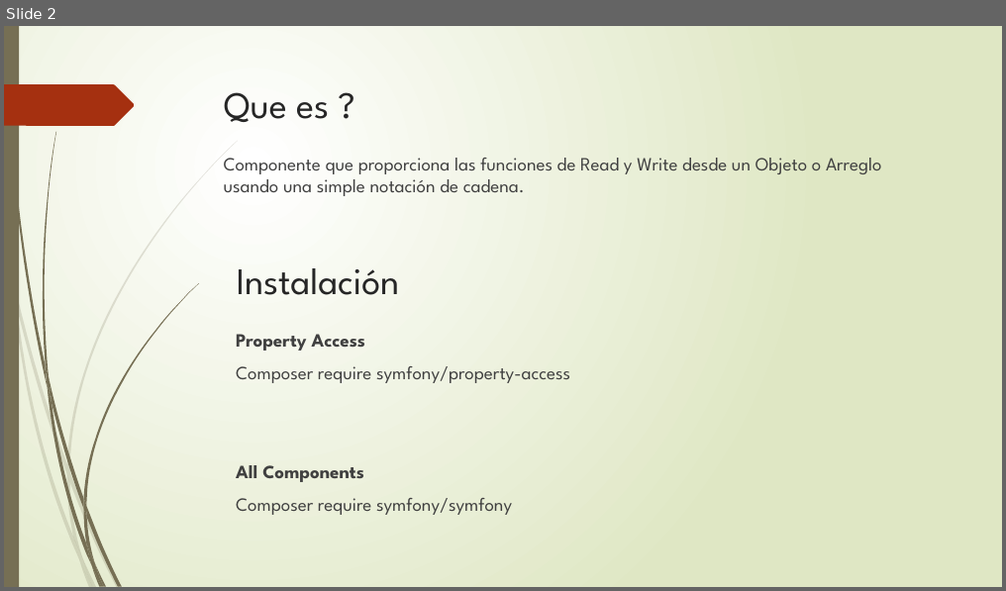
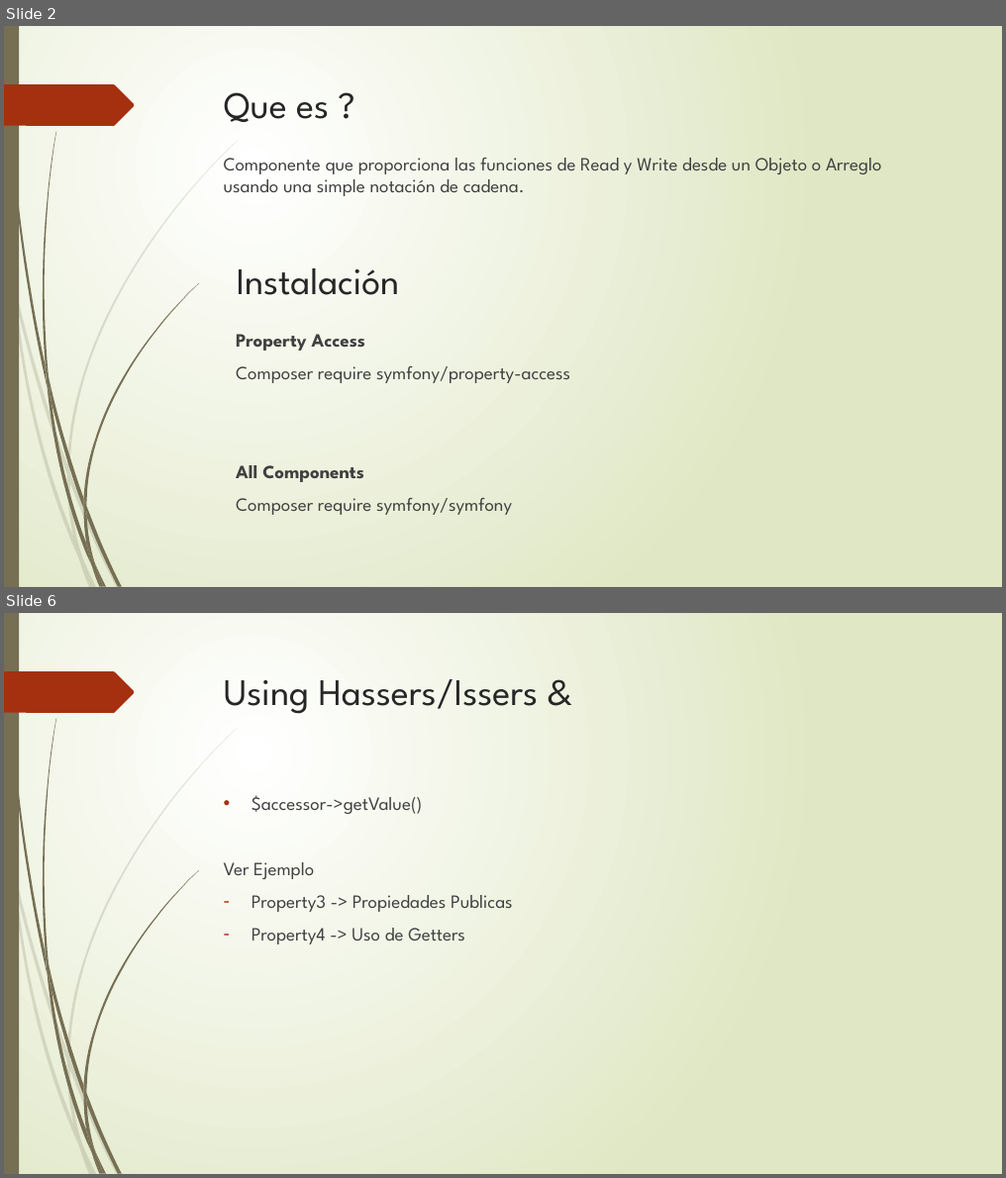
Before and after one commit to jeenson/myproject, a slide deck: Exposición Property Access Component.pptx. Shown one above the other, each under a label of ours: slide 2 before the commit, slides 2 and 6 after it; the slides between them are not shown. The pictures are 1006x591 and 1006x1178 pixels, drawn with LibreOffice and Linux fonts; fonts in the diff are those of the drawing. Boxes give left, top, right and bottom in pixels: in the first picture for what was removed or moved away, otherwise in the second. Text is boxed around its words. In the diff, an @@ line names an element or a change of style, - is before the commit and + after.

Commit message:
Update Usando Getters

```diff
--- a/Exposición Property Access Component.pptx
+++ b/Exposición Property Access Component.pptx
@@ slide 6 added at <box>4,613,1002,1174</box>, background gradient #FFFFFF to #DFE8C4; not listed: 24 template elements that a slide beside it also shows @@
@@ title added at <box>224,679,539,714</box>, 36 pt, text #262626 @@
+Using Hassers/Issers &
@@ text added at <box>224,795,513,945</box>, 18 pt, text #404040 @@
+• $accessor->getValue()
+Ver Ejemplo
+– Property3 -> Propiedades Publicas
+– Property4 -> Uso de Getters
```
Also in this commit, not shown: 3 other slides added, 1 other file.
